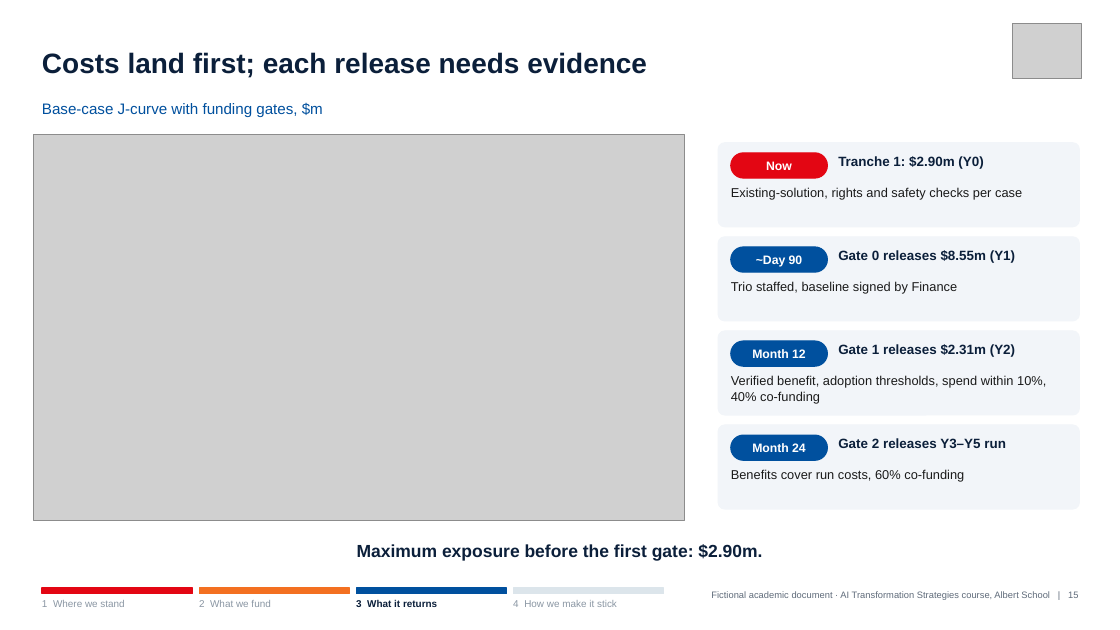
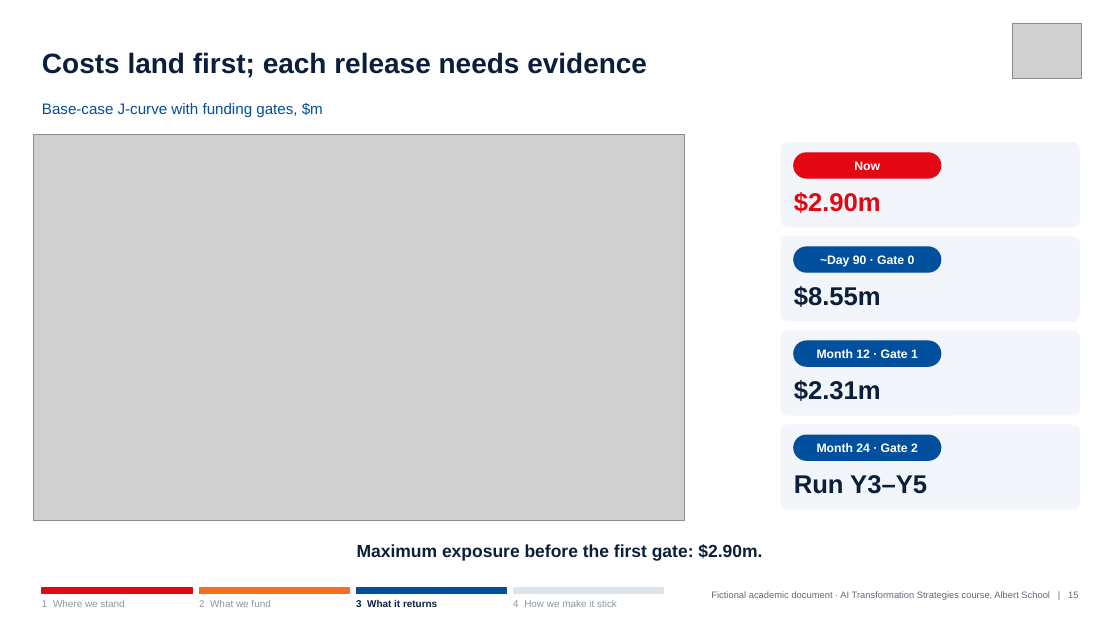
Before and after one commit to Xenodion/ai-transformations-navy, a slide deck: slide 15 of deliverables/slides/ai_strategy_deck.pptx. Drawn at 1120x630 pixels with LibreOffice and Linux fonts; fonts in the diff are those of the drawing; grey boxes stand for pictures. Boxes give left, top, right and bottom in pixels: in the first picture for what was removed or moved away, otherwise in the second. Text is boxed around its words. In the diff, an @@ line names an element or a change of style, - is before the commit and + after.

```diff
--- a/deliverables/slides/ai_strategy_deck.pptx
+++ b/deliverables/slides/ai_strategy_deck.pptx
@@ rounded rectangle: place and size @@
-rounded rectangle at [718, 143, 1080, 227]
+rounded rectangle at [781, 143, 1080, 227]
@@ text "Now": place and size @@
-text "Now" at [766, 161, 792, 170]
+text "Now" at [854, 161, 880, 170]
@@ rounded rectangle: place and size @@
-rounded rectangle at [731, 153, 828, 178]
+rounded rectangle at [794, 153, 941, 178]
@@ text removed at [731, 187, 1022, 200] @@
-Existing-solution, rights and safety checks per case
@@ text at [794, 192, 881, 213]: text changed; size 11.5 to 22 pt; text colour #0B1F3A to #E30613 @@
-Tranche 1: $2.90m (Y0)
+$2.90m
@@ rounded rectangle: place and size @@
-rounded rectangle at [718, 237, 1080, 321]
+rounded rectangle at [781, 237, 1080, 321]
@@ rounded rectangle: place and size @@
-rounded rectangle at [731, 247, 828, 272]
+rounded rectangle at [794, 247, 941, 272]
@@ text at [820, 255, 915, 267]: text changed @@
-~Day 90
+~Day 90 · Gate 0
@@ text removed at [731, 281, 958, 294] @@
-Trio staffed, baseline signed by Finance
@@ text at [794, 286, 881, 307]: text changed; size 11.5 to 22 pt @@
-Gate 0 releases $8.55m (Y1)
+$8.55m
@@ rounded rectangle: place and size @@
-rounded rectangle at [718, 331, 1080, 415]
+rounded rectangle at [781, 331, 1080, 415]
@@ rounded rectangle: place and size @@
-rounded rectangle at [731, 341, 828, 366]
+rounded rectangle at [794, 341, 941, 366]
@@ text at [817, 349, 918, 358]: text changed @@
-Month 12
+Month 12 · Gate 1
@@ text removed at [731, 375, 1046, 404] @@
-Verified benefit, adoption thresholds, spend within 10%, 40% co-funding
@@ text at [794, 380, 881, 401]: text changed; size 11.5 to 22 pt @@
-Gate 1 releases $2.31m (Y2)
+$2.31m
@@ rounded rectangle: place and size @@
-rounded rectangle at [718, 425, 1080, 509]
+rounded rectangle at [781, 425, 1080, 509]
@@ rounded rectangle: place and size @@
-rounded rectangle at [731, 435, 828, 460]
+rounded rectangle at [794, 435, 941, 460]
@@ text at [817, 443, 918, 452]: text changed @@
-Month 24
+Month 24 · Gate 2
@@ text removed at [731, 469, 964, 482] @@
-Benefits cover run costs, 60% co-funding
@@ vertical alignment top to middle in 4 elements at [794, 192, 881, 213], [794, 286, 881, 307], [794, 380, 881, 401], [794, 475, 927, 494] @@
@@ text at [794, 475, 927, 494]: text changed; size 11.5 to 22 pt @@
-Gate 2 releases Y3–Y5 run
+Run Y3–Y5
```
Also in this commit, not shown: 19 other slides changed, 2 slides added, 3 other files.
